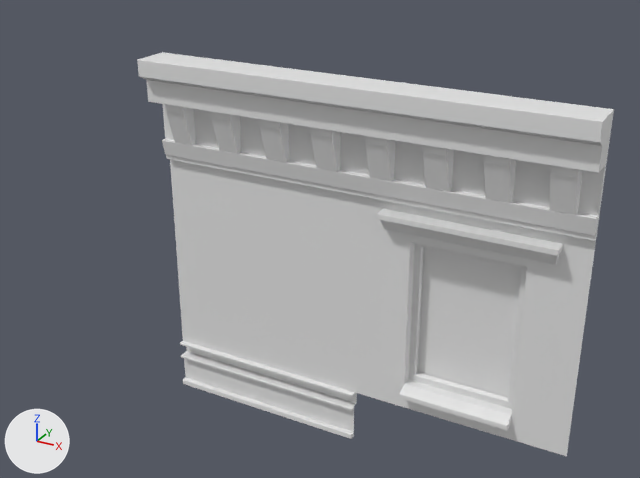
Renders of the FBX model Assets/Resources/Models/Modular/MOD_Building_Brick.fbx from each side of a commit.
Rendered twice from a 50 mm camera at (8.26, -12.73, 10.36) aimed at (0.82, 0.79, 3.6). The axes (+X, +Y, +Z) are drawn at lower left. The lights are the same throughout. Where no turn or scale is listed for an object, it has been applied to the vertices.

The scene before the commit, as lines of its bpy script (objects in view):
```python
me_plane = bpy.data.meshes.new('Plane')
me_plane.from_pydata([(2.0, 0.0, 4.0), (-2.0, 0.0, 4.0), (2.0, 0.0, 0.0), (-2.0, 0.0, 0.0)], [], [(0, 1, 3, 2)])
me_plane_009 = bpy.data.meshes.new('Plane.009')
me_plane_009.from_pydata(...)  # 72 vertices, 60 faces; spans x -2.0..2.0, y -0.27..0.34, z 0.0..4.0
me_plane_011 = bpy.data.meshes.new('Plane.011')
me_plane_011.from_pydata(...)  # 126 vertices, 98 faces; spans x -2.0..2.0, y -0.7..0.0, z 0.0..2.0
ob_mod_extension_marble_01_002 = bpy.data.objects.new('MOD_Extension_Marble_01.002', me_plane_011)
ob_mod_extension_marble_01_002.location = (4.0, 0.0, 5.0)
ob_mod_wall_brick_flat_01 = bpy.data.objects.new('MOD_Wall_Brick_Flat_01', me_plane)
ob_mod_wall_brick_flat_01.location = (0.0, 0.0, 1.0)
ob_mod_window_brick_01 = bpy.data.objects.new('MOD_Window_Brick_01', me_plane_009)
ob_mod_window_brick_01.location = (4.0, 0.0, 1.0)
# also in view: 'MOD_Wall_Base_01' at (0.0, 0.0, 0.5); 'MOD_Extension_Marble_01' at (0.0, -0.35, 6.0)
```
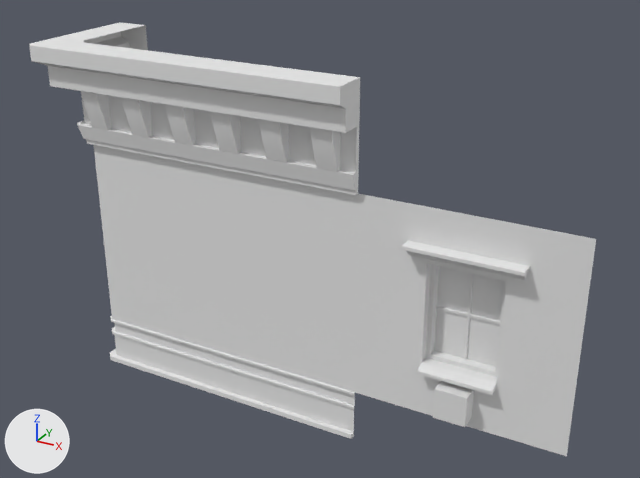
The change, as a list of edits to the scene's bpy script:
```text
Add mat_brick:
    mat_brick = principled_material('Brick')
    mat_brick.base_color = (0.8, 0.8, 0.8)  # white #e7e7e7
    mat_brick.roughness = 1.0
Change me_plane_009:
    used by ob_mod_window_brick_01; location = (4.0, 0.0, 1.0)
    remove me_plane_009.from_pydata(...)  # 72 vertices, 60 faces; spans x -2.0..2.0, y -0.27..0.34, z 0.0..4.0
    add me_plane_009.from_pydata(...)  # 112 vertices, 91 faces; spans x -2.0..2.0, y -0.27..0.34, z 0.0..4.0
    me_plane_009 part 1: the loose piece of 12 vertices spanning x -1.0..1.0, y -0.2..0.0, z 0.3..0.5 is scaled about its middle by (0.687, 1.01, 0.691), then moved by (0.0, 0.0, 0.58), in mat_brick (white #e7e7e7)
    me_plane_009 part 2: a new loose piece of 40 vertices spanning x -0.6..0.6, y 0.31..0.34, z 1.14..2.89, in mat_brick (white #e7e7e7)
    me_plane_009 part 3: a new loose piece of 16 vertices spanning x -1.05..1.05, y -0.27..0.0, z 3.1..3.33, in mat_brick (white #e7e7e7)
    me_plane_009 part 4: the loose piece of 16 vertices spanning x -1.52..1.52, y -0.27..0.0, z 3.48..3.81 is deleted
    me_plane_009 part 5: 32 vertices removed from x -1.01..1.01, y 0.0..0.34, z 0.49..3.31; 32 vertices added at x -0.69..0.69, y 0.0..0.34, z 1.05..2.98
    add me_plane_009.materials.append(mat_brick)  # white #e7e7e7
Add me_plane_018:
    me_plane_018.from_pydata(...)  # 174 vertices, 131 faces; spans x -0.7..2.0, y -0.7..2.0, z 0.0..2.0
    me_plane_018.materials.append(mat_brick)  # white #e7e7e7
Add me_cube_002:
    me_cube_002.from_pydata(...)  # 20 vertices, 18 faces; spans x -0.3..0.3, y -0.322..0.0, z -0.3..0.3
Add me_plane_015:
    me_plane_015.from_pydata(...)  # 84 vertices, 66 faces; spans x -0.1..2.0, y -0.1..2.0, z 0.0..1.0
    me_plane_015.materials.append(mat_brick)  # white #e7e7e7
Add me_plane_014:
    me_plane_014.from_pydata([(2.0, 0.0, 4.0), (0.0, 2.0, 4.0), (2.0, 0.0, 0.0), (0.0, 2.0, 0.0), (0.0, 0.1, 4.0), (0.1, 0.0, 4.0), (0.1, 0.0, 0.0), (0.0, 0.1, 0.0)], [], [(0, 5, 6, 2), (4, 7, 6, 5), (4, 1, 3, 7)])
    me_plane_014.materials.append(mat_brick)  # white #e7e7e7
Remove ob_mod_extension_marble_01_002:
    ob_mod_extension_marble_01_002 = bpy.data.objects.new('MOD_Extension_Marble_01.002', me_plane_011)
    ob_mod_extension_marble_01_002.location = (4.0, 0.0, 5.0)
Add ob_mod_extension_marble_convex_01:
    ob_mod_extension_marble_convex_01 = bpy.data.objects.new('MOD_Extension_Marble_Convex_01', me_plane_018)
    ob_mod_extension_marble_convex_01.location = (-4.0, 0.0, 5.0)
Add ob_air_conditioner_01:
    ob_air_conditioner_01 = bpy.data.objects.new('Air_Conditioner_01', me_cube_002)
    ob_air_conditioner_01.location = (4.0, 0.0, 1.5)
Add ob_mod_base_concrete_convex_01:
    ob_mod_base_concrete_convex_01 = bpy.data.objects.new('MOD_Base_Concrete_Convex_01', me_plane_015)
    ob_mod_base_concrete_convex_01.location = (-4.0, 0.0, 0.0)
Add ob_mod_wall_brick_convex_01:
    ob_mod_wall_brick_convex_01 = bpy.data.objects.new('MOD_Wall_Brick_Convex_01', me_plane_014)
    ob_mod_wall_brick_convex_01.location = (-4.0, 0.0, 1.0)
```

What differs and where, as boxes (x1, y1, x2, y2) in the pictures (640 x 478 px; the box of a moved part takes in the faces that stretch with it):
'MOD_Window_Brick_01', reshaped
    before: (355, 196, 596, 456)
    after: (355, 194, 596, 456)
'MOD_Extension_Marble_01.002', deleted
    before: (340, 77, 614, 241)
'MOD_Wall_Brick_Convex_01', added
    after: (94, 145, 183, 341)
'MOD_Extension_Marble_Convex_01', added
    after: (29, 22, 167, 159)
'MOD_Base_Concrete_Convex_01', added
    after: (110, 316, 185, 384)
'Air_Conditioner_01', added
    after: (433, 381, 474, 427)
part 1 of me_plane_009, moved or reshaped
    before: (400, 384, 511, 430)
    after: (417, 362, 496, 395)
part 2 of me_plane_009, added
    after: (436, 273, 500, 360)
part 3 of me_plane_009, added
    after: (401, 240, 530, 280)
part 4 of me_plane_009, deleted
    before: (376, 209, 563, 265)
part 5 of me_plane_009, moved or reshaped
    before: (355, 196, 596, 442)
    after: (355, 194, 596, 442)
